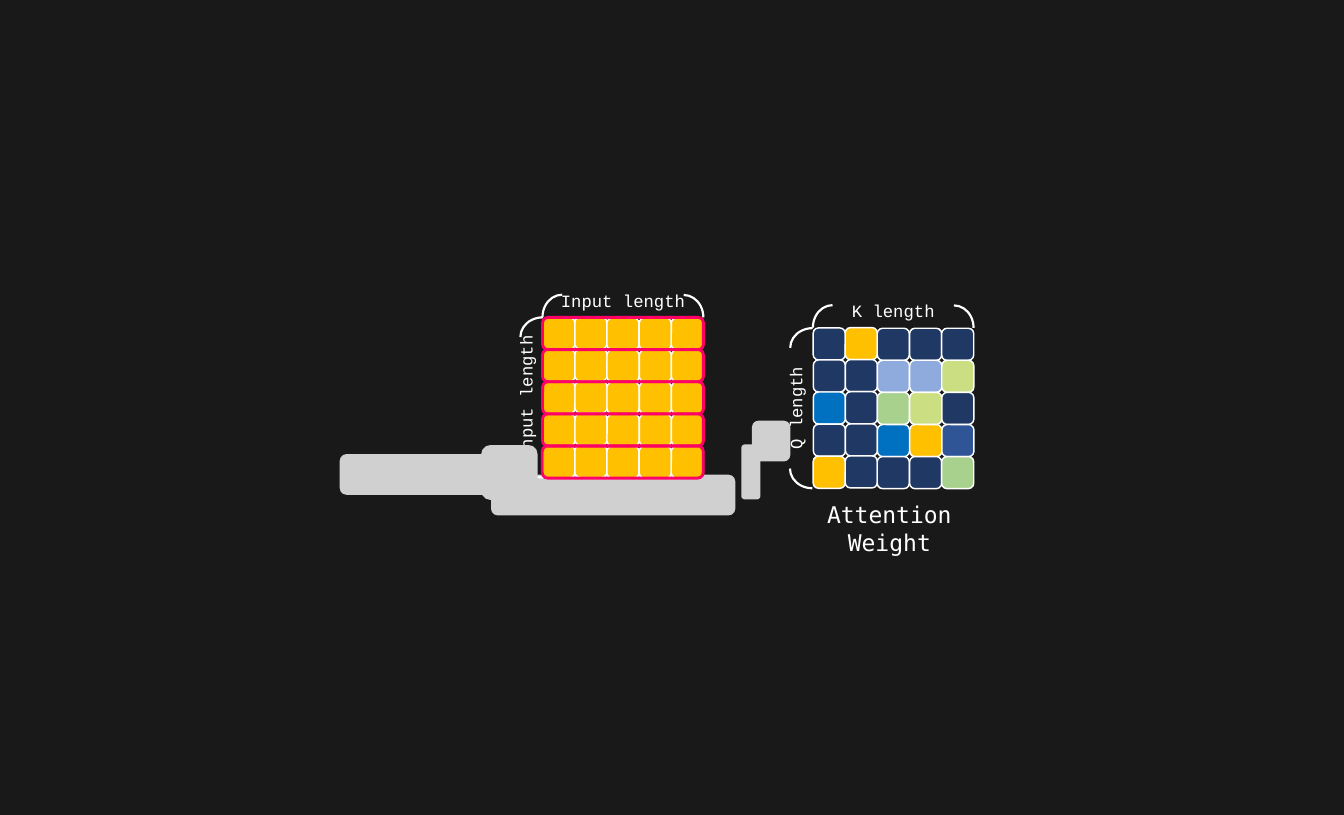
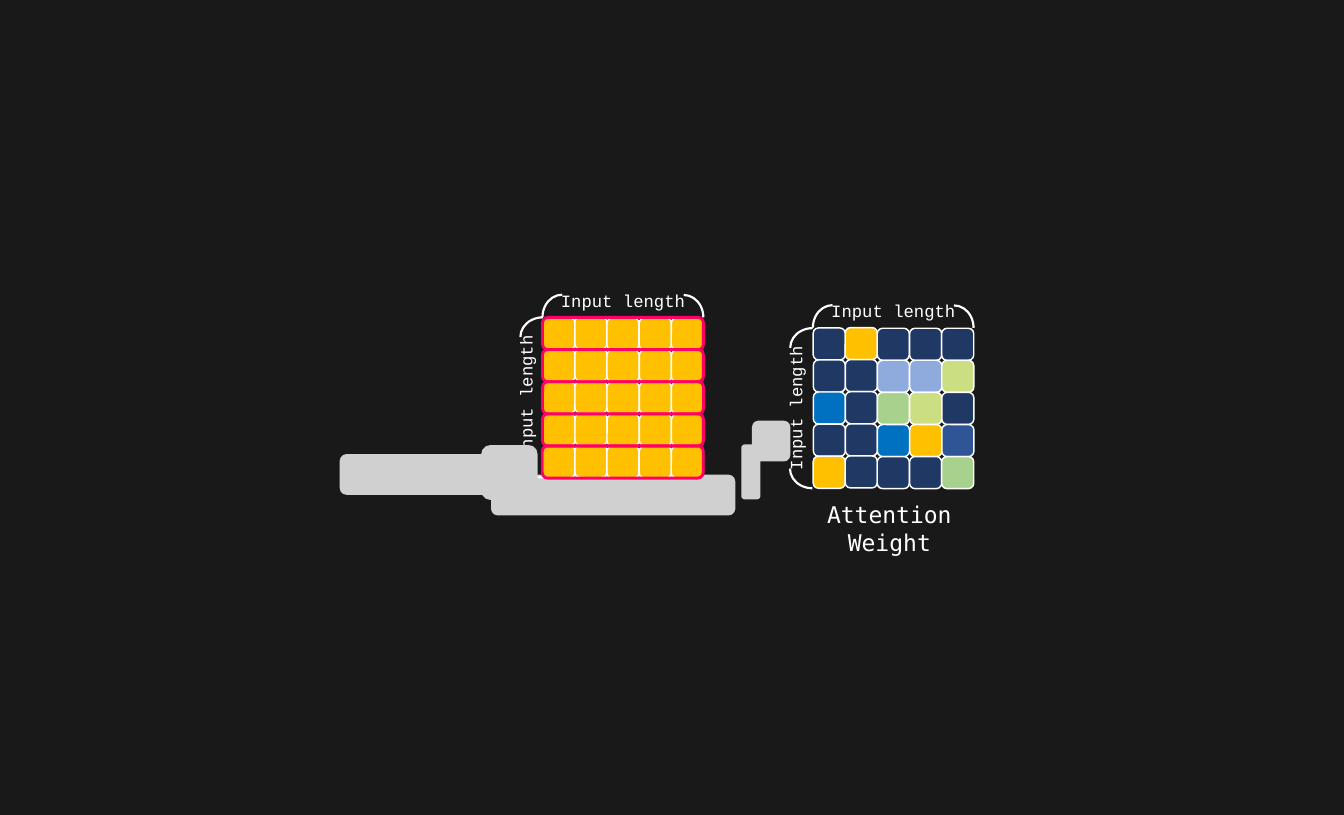
Before and after one commit to toonnyy8/PPT, a slide deck: slide 21 of Attention-is-all-you-need/image.pptx (slide 22 before the commit). Drawn at 1344x815 pixels with LibreOffice and Linux fonts; fonts in the diff are those of the drawing; grey boxes stand for pictures. Boxes give left, top, right and bottom in pixels: in the first picture for what was removed or moved away, otherwise in the second. Text is boxed around its words. In the diff, an @@ line names an element or a change of style, - is before the commit and + after.

```diff
--- a/Attention-is-all-you-need/image.pptx
+++ b/Attention-is-all-you-need/image.pptx
@@ text in rounded rectangle at box(831, 305, 955, 321): text changed @@
-K length
+Input length
@@ text in rounded rectangle at box(788, 352, 808, 470): text changed @@
-Q length
+Input length
```
Also in this commit, not shown: 2 other slides changed, 3 slides removed, 15 other files.
